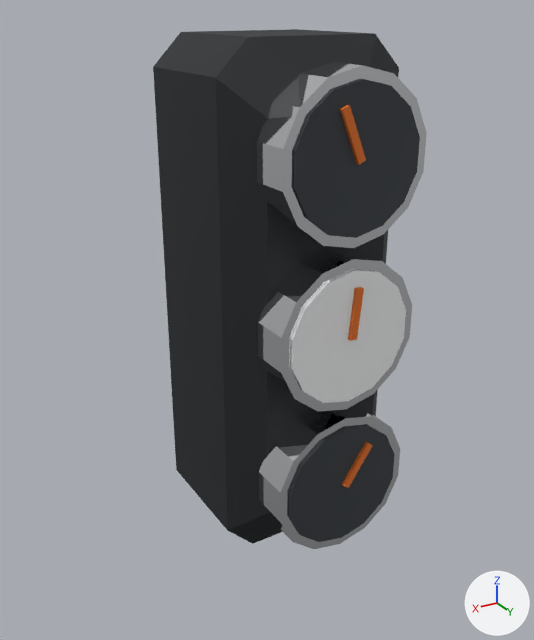
The glTF model assets/parts/interior/readout/readout_3/hana_roadster.glb: old version first, new version second.
Camera for both pictures: a 50 mm camera at (0.152, 0.175, 0.214) aimed at (0.008, -0.065, 0.094). Lighting does not change. The marker at lower right points along +X, +Y and +Z. The first picture is the older version. Where no turn or scale is listed for an object, it has been applied to the vertices. Vertices at exactly the same position are counted once.

In view in the first picture: 'model'.
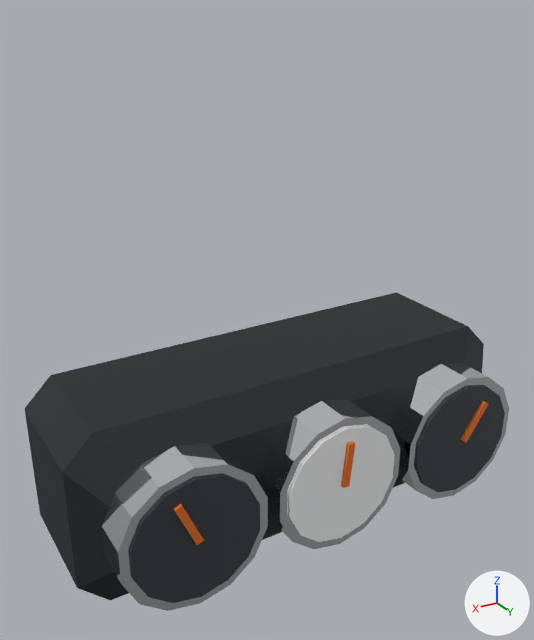
Boxes (x1, y1, x2, y2) around the edits, measured in the pictures (534 x 640 px; the box of a moved part takes in the faces that stretch with it):
'model', reshaped, moved (76% wider, 39% shorter): before (153, 29, 427, 549); after (25, 292, 509, 611)
part 1 of me_model, moved or reshaped: before (259, 404, 400, 549); after (389, 363, 509, 499)
part 2 of me_model, moved or reshaped: before (257, 62, 427, 248); after (102, 443, 268, 611)
part 3 of me_model, moved or reshaped: before (289, 425, 395, 542); after (415, 386, 505, 492)
part 4 of me_model, moved or reshaped: before (293, 79, 420, 238); after (129, 475, 260, 603)
part 5 of me_model, moved or reshaped: before (342, 442, 373, 488); after (461, 401, 489, 443)
part 6 of me_model, moved or reshaped: before (340, 105, 366, 165); after (173, 503, 204, 545)
part 7 of me_model, moved or reshaped: before (338, 34, 399, 249); after (384, 327, 484, 425)
part 8 of me_model, moved or reshaped (not visible afterwards): before (349, 71, 399, 416)
part 9 of me_model, moved or reshaped: before (153, 29, 375, 257); after (25, 292, 468, 508)
part 10 of me_model, moved or reshaped: before (153, 67, 311, 544); after (25, 410, 405, 600)

The change in detail:
me_model is used by ob_model.
me_model had 238 vertices, 436 faces and spanned x -0.038..0.038, y -0.046..0.046, z -0.102..0.102.
me_model now has 238 vertices, 436 faces and spans x -0.102..0.102, y -0.046..0.046, z -0.038..0.038.
me_model part 1: the loose piece of 30 vertices spanning x -0.029..0.029, y 0.028..0.044, z -0.094..-0.034 is moved by (-0.064, 0.0, 0.064).
me_model part 2: the loose piece of 30 vertices spanning x -0.029..0.029, y 0.028..0.044, z 0.034..0.094 is moved by (0.064, 0.0, -0.064).
me_model part 3: the loose piece of 30 vertices spanning x -0.025..0.025, y 0.04..0.045, z -0.09..-0.038 is moved by (-0.064, 0.0, 0.064).
me_model part 4: the loose piece of 30 vertices spanning x -0.025..0.025, y 0.04..0.045, z 0.038..0.09 is moved by (0.064, 0.0, -0.064).
me_model part 5: the loose piece of 8 vertices spanning x -0.012..0.001, y 0.044..0.046, z -0.065..-0.047 is moved by (-0.064, 0.0, 0.064).
me_model part 6: the loose piece of 8 vertices spanning x -0.001..0.009, y 0.044..0.046, z 0.063..0.083 is moved by (0.064, 0.0, -0.064).
me_model part 7: 8 of the vertices in x -0.038..-0.014, y -0.046..0.029, z 0.078..0.102 are moved by (-0.064, 0.0, -0.064).
me_model part 8: 8 of the vertices in x -0.038..-0.014, y -0.046..0.029, z -0.102..-0.078 are moved by (-0.064, 0.0, 0.064).
me_model part 9: 8 of the vertices in x 0.014..0.038, y -0.046..0.029, z 0.078..0.102 are moved by (0.064, 0.0, -0.064).
me_model part 10: 8 of the vertices in x 0.014..0.038, y -0.046..0.029, z -0.102..-0.078 are moved by (0.064, 0.0, 0.064).
Object 'model' (ob_model) moves from (0.0, -0.0637, 0.102) to (0.0, -0.0637, 0.038).
